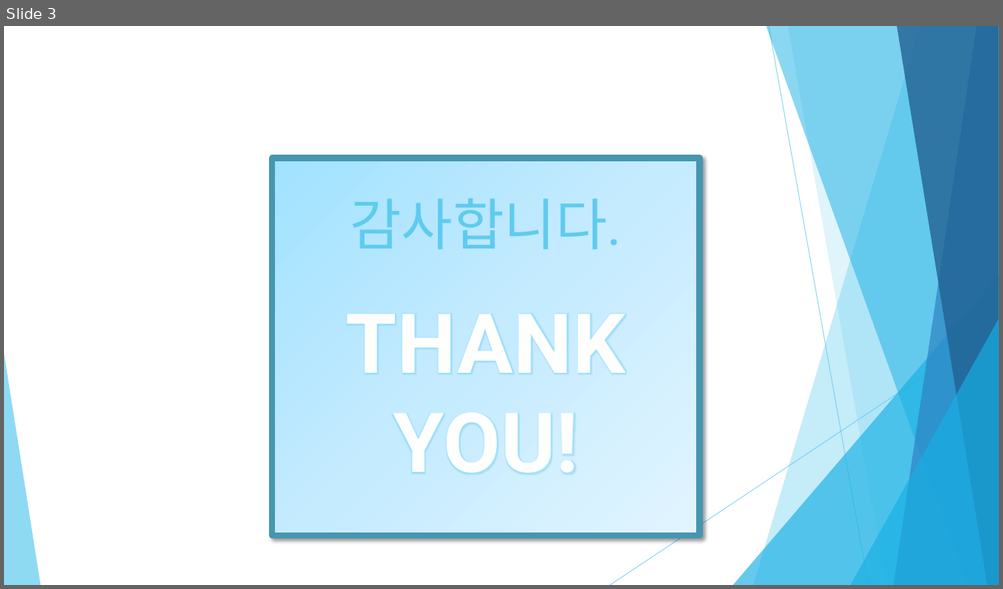
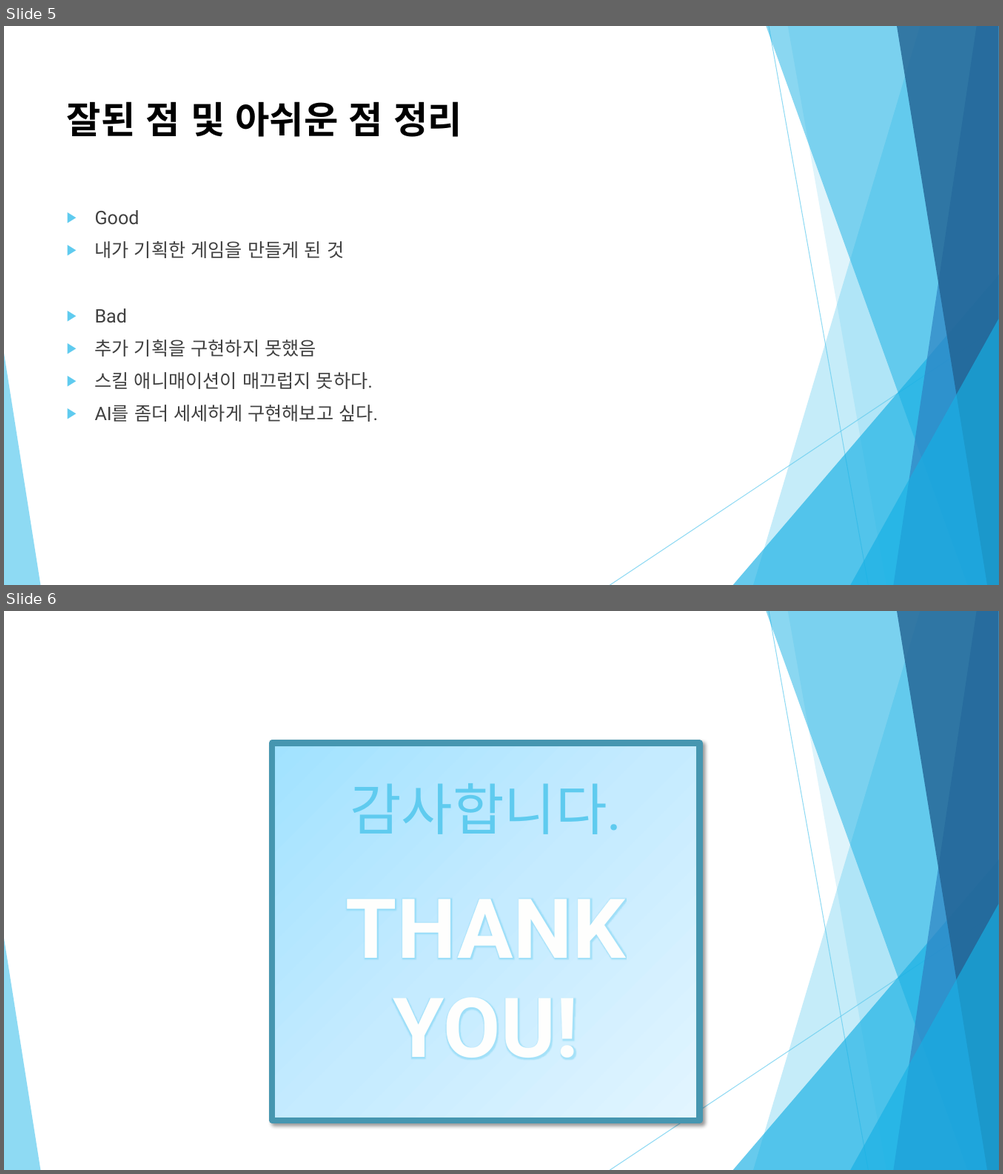
Before and after one commit to what1995/2DGP-PROJECT, a slide deck: Project/2015180012박건호 2D 게임 프로그래밍 프로젝트 최종발표.pptx. Shown one above the other, each under a label of ours: slide 3 before the commit, slides 5 and 6 after it. The pictures are 1003x589 and 1003x1174 pixels, drawn with LibreOffice and Linux fonts; fonts in the diff are those of the drawing. Boxes give left, top, right and bottom in pixels: in the first picture for what was removed or moved away, otherwise in the second. Text is boxed around its words. In the diff, an @@ line names an element or a change of style, - is before the commit and + after.

```diff
--- a/Project/2015180012박건호 2D 게임 프로그래밍 프로젝트 최종발표.pptx
+++ b/Project/2015180012박건호 2D 게임 프로그래밍 프로젝트 최종발표.pptx
@@ slide 5 added at (x1=4, y1=26, x2=999, y2=585), background #FFFFFF; not listed: 10 template elements that a slide beside it also shows @@
@@ title added at (x1=67, y1=101, x2=462, y2=137), 36 pt, text #000000, bold @@
+잘된 점 및 아쉬운 점 정리
@@ text added at (x1=95, y1=210, x2=378, y2=422), 18 pt, text #404040 @@
+▶ Good
+▶ 내가 기획한 게임을 만들게 된 것
+▶ Bad
+▶ 추가 기획을 구현하지 못했음
+▶ 스킬 애니매이션이 매끄럽지 못하다.
+▶ AI를 좀더 세세하게 구현해보고 싶다.
@@ what was slide 3 is now slide 6 @@
```
Also in this commit, not shown: 2 slides changed, 2 other slides added.
